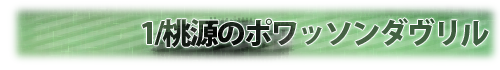
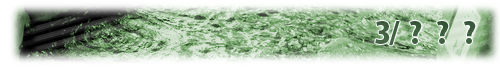
Before/after of a 500 x 70 layered artwork. What changed in the layer stack:
renamed "1/桃源のポワッソンダヴリル" to "3/ ? ? ?", painted on it over bbox(142, 18, 489, 48)
added layer "Layer 3" above "Layer 1" over bbox(10, 3, 500, 64)
hid "Layer 1" over bbox(10, 3, 500, 64)
